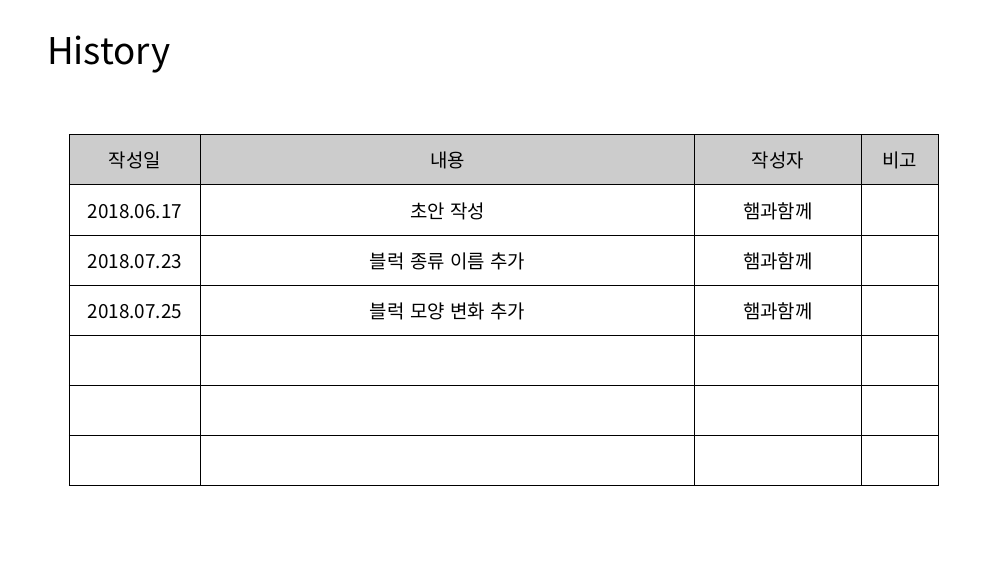
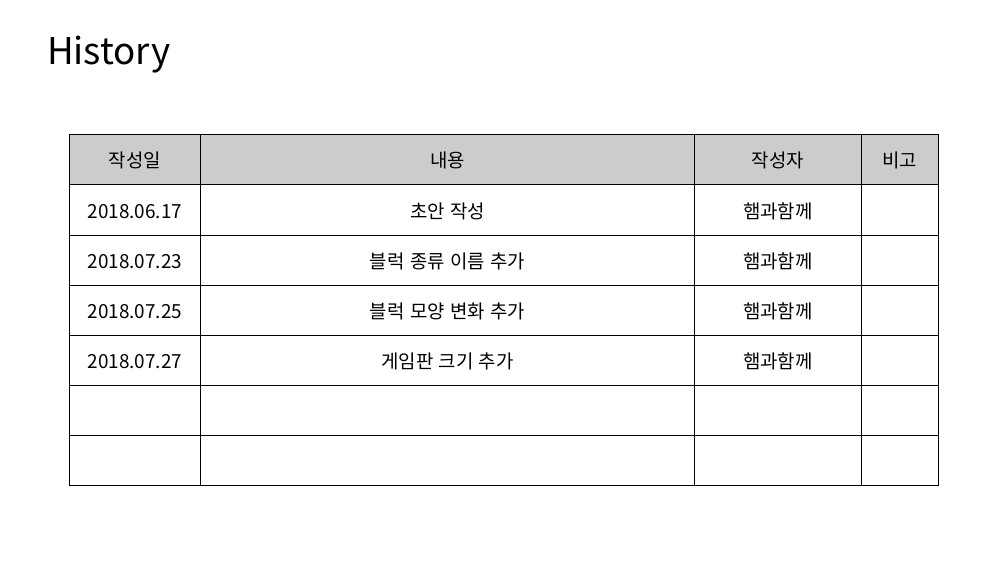
Before and after one commit to fpdjsns/Tetris, a slide deck: slide 2 of Document/Tetris plan.pptx. Drawn at 1008x567 pixels with LibreOffice and Linux fonts; fonts in the diff are those of the drawing. Boxes give left, top, right and bottom in pixels: in the first picture for what was removed or moved away, otherwise in the second. Text is boxed around its words. In the diff, an @@ line names an element or a change of style, - is before the commit and + after.

```diff
--- a/Document/Tetris plan.pptx
+++ b/Document/Tetris plan.pptx
@@ table at [70, 135, 939, 486] @@
+row 5: 2018.07.27 | 게임판 크기 추가 | 햄과함께 | 
-row 7:  |  |  | 
```
Also in this commit, not shown: 2 other files.
